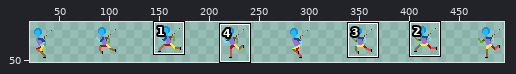
One commit to this sprite sheet: The Fallen Guardian/Assets/Art/Characters/Player/Move/Player_Move_Left.png. Above: a wide view before the commit, with the close-up outlined.
Close-up. The starting point:
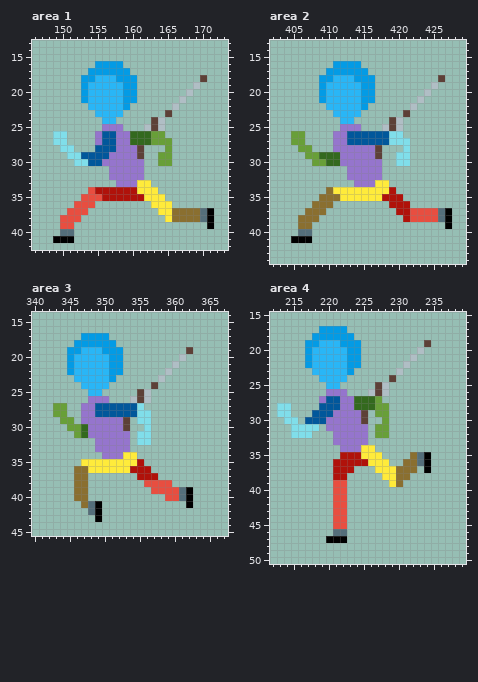
The file is 512x64 pixels. Shown: area 1: x 146..173, y 13..42; area 2: x 402..429, y 13..44; area 3: x 340..367, y 14..45; area 4: x 212..239, y 15..50. The wide view leaves out empty margins. The commit also changed other parts of the picture, which this record leaves out.
The same view after the edit:
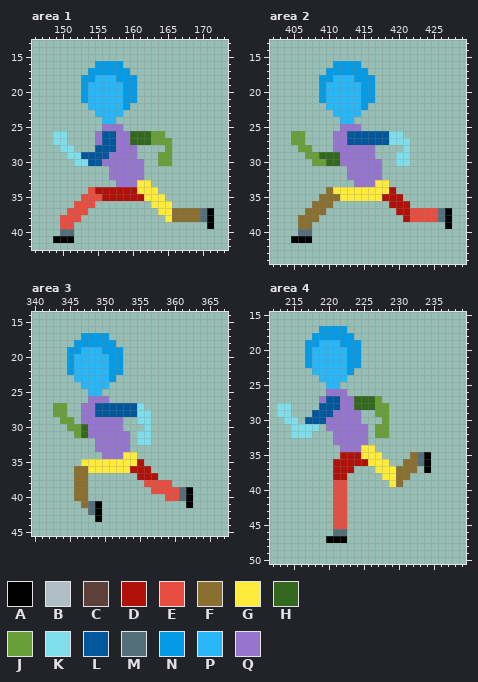
Palette (. is transparent): A #000000  B #b0bec5  C #5d4037  D #b0120a  E #e84e40  F #8a6f30  G #ffeb3b  H #33691e  J #689f38  K #80deea  L #01579b  M #546e7a  N #039be5  P #29b6f6  Q #9575cd
Changes in this commit:
Area 1:
y 18: x 170 C -> .
y 19: x 169 B -> .
y 20: x 168 B -> .
y 21: x 167 B -> .
y 22: x 166 B -> .
y 23: x 165 C -> .
y 24: x 163..164 CB -> ..
y 25: x 162..164 BCB -> ...
y 28..29: x 161 C -> .
Area 2:
y 18: x 426 C -> .
y 19: x 425 B -> .
y 20: x 424 B -> .
y 21: x 423 B -> .
y 22: x 422 B -> .
y 23: x 421 C -> .
y 24: x 419..420 CB -> ..
y 25: x 418..420 BCB -> ...
y 28..29: x 417 C -> .
Area 3:
y 19: x 362 C -> .
y 20: x 361 B -> .
y 21: x 360 B -> .
y 22: x 359 B -> .
y 23: x 358 B -> .
y 24: x 357 C -> .
y 25: x 355..356 CB -> ..
y 26: x 354..356 BCB -> ...
y 29..30: x 353 C -> .
Area 4:
y 19: x 234 C -> .
y 20: x 233 B -> .
y 21: x 232 B -> .
y 22: x 231 B -> .
y 23: x 230 B -> .
y 24: x 229 C -> .
y 25: x 227..228 CB -> ..
y 26: x 226..228 BCB -> ...
y 29..30: x 225 C -> .
